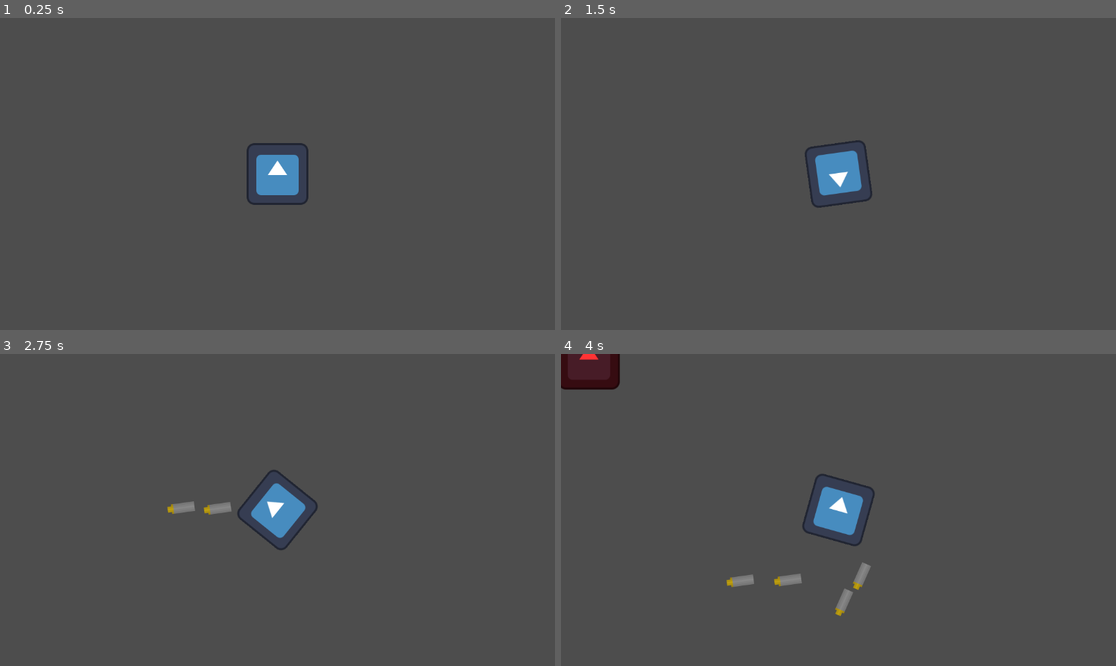
Above: before the commit, frames 1-4 (two rows, left to right).
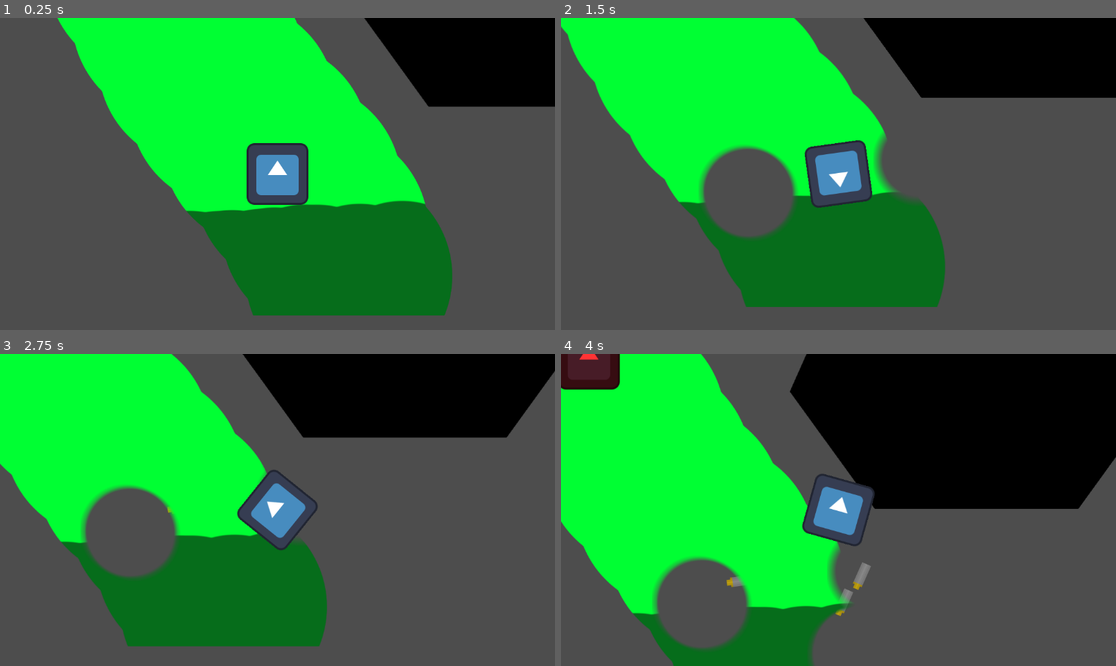
Above: after the commit, the same moments.

Repository: Do-Good-Games/MaskGameTest
Game: Godot game, scene res://Ian Folder/test_world.tscn
Same seed, same stepped clock (60 frames per second), same inputs: the game is played once before the commit and once after it. This scene is started directly instead of the project's main scene. The engine's default icon, where the game draws it, is replaced by a stand-in: a white triangle on a blue panel in a dark square.
Inputs (mouse positions are in pixels of both pictures, inside the frame that each line leads up to):
- Up to frame 1 (0.25 s): no input
- Up to frame 2 (1.5 s): tap Enter at 0.5 s; move the mouse to (960, 158) at 0.52 s; press the mouse at (960, 158) at 0.53 s; hold D (right) 0.53-1.28 s; move the mouse to (727, 189) at 1.27 s; release the mouse at (727, 189) at 1.28 s; hold S (down) from 1.28 s (still down); click (727, 189) at 1.35 s
- Up to frame 3 (2.75 s): move the mouse to (333, 441) at 2.02 s; release S (down) at 2.03 s; press the mouse at (333, 441) at 2.03 s; hold D (right) from 2.03 s (still down)
- Up to frame 4 (4 s): move the mouse to (810, 572) at 2.77 s; release D (right) at 2.78 s; release the mouse at (810, 572) at 2.78 s; hold W (up) 2.78-3.53 s; click (810, 572) at 2.85 s; move the mouse to (1005, 556) at 3.52 s; press the mouse at (1005, 556) at 3.53 s; hold A (left) from 3.53 s (still down)

The runs differ from the first frame. In frame 1, 48% of the frame differs, in the area x 10-100%, y 0-96%; in frame 2, 44%; in frame 3, 46%; in frame 4, 57%, in the area x 0-100%, y 0-100%.

Commit message:
Ryan commit

Diff:
--- a/Ian Folder/layer.tscn
+++ b/Ian Folder/layer.tscn
@@ -3,21 +3,33 @@
 [ext_resource type="Texture2D" uid="uid://bwgq1lmjusrgc" path="res://test_mask_alpha.png" id="1_vm0sn"]
 [ext_resource type="Script" uid="uid://bxui4dd18e7gy" path="res://mask_collision.gd" id="2_gui4o"]
 [ext_resource type="Script" uid="uid://dklvrnohgflnj" path="res://Ian Folder/layer_mask.gd" id="3_gui4o"]
-[ext_resource type="Texture2D" uid="uid://7kdjj57fft6b" path="res://Ian Folder/Red example.png" id="4_k3wos"]
+
+[sub_resource type="ViewportTexture" id="ViewportTexture_gui4o"]
+viewport_path = NodePath("LayerMask/SubViewport")
 
 [node name="Layer" type="StaticBody2D" unique_id=807261236]
 script = ExtResource("2_gui4o")
 
 [node name="LayerMask" type="Sprite2D" parent="." unique_id=1379613557]
-clip_children = 2
+clip_children = 1
 z_index = 1
 texture = ExtResource("1_vm0sn")
 script = ExtResource("3_gui4o")
 
 [node name="LayerVisual" type="Sprite2D" parent="LayerMask" unique_id=1234380076]
-position = Vector2(-835.7489, -204)
-scale = Vector2(1.6140466, 2.683331)
-texture = ExtResource("4_k3wos")
+position = Vector2(-11, 4)
+texture = SubResource("ViewportTexture_gui4o")
+
+[node name="SubViewport" type="SubViewport" parent="LayerMask" unique_id=224541156]
+size = Vector2i(1920, 1080)
+
+[node name="Node3D" type="Node3D" parent="LayerMask/SubViewport" unique_id=1942203619]
+
+[node name="CSGBox3D" type="CSGBox3D" parent="LayerMask/SubViewport/Node3D" unique_id=1462726986]
+transform = Transform3D(1, 0, 0, 0, 0.9270007, 0.37505966, 0, -0.37505966, 0.9270007, 0, 0, 0)
+
+[node name="Camera3D" type="Camera3D" parent="LayerMask/SubViewport/Node3D" unique_id=1156397039]
+transform = Transform3D(1, 0, 0, 0, 0.31458896, 0.949228, 0, -0.949228, 0.31458896, 0, 1.5357482, 0.49282122)
 
 [node name="LayerArea" type="Area2D" parent="." unique_id=1061474882]
 visible = false
@@ -25,4 +37,6 @@
 [node name="UnmaskedGeometry" type="StaticBody2D" parent="." unique_id=2019776830]
 collision_layer = 0
 
+[node name="Sprite2D" type="Sprite2D" parent="." unique_id=1517179556]
+
 [connection signal="img_updated" from="LayerMask" to="." method="_on_layer_mask_img_updated"]
--- a/Ian Folder/test_world.tscn
+++ b/Ian Folder/test_world.tscn
@@ -20,12 +20,14 @@
 		$GreenLayer.layer_mask.erase_texture(brush_texture, get_local_mouse_position())
 "
 
+[sub_resource type="ViewportTexture" id="ViewportTexture_8wdvc"]
+viewport_path = NodePath("LayerMask/SubViewport")
+
 [node name="TestWorld" type="Node2D" unique_id=1058061648]
 script = SubResource("GDScript_xny3m")
 brush_texture = ExtResource("1_e4dru")
 
 [node name="RedLayer" parent="." unique_id=807261236 instance=ExtResource("1_1hawf")]
-visible = false
 z_index = -1
 position = Vector2(1100, 760)
 rect_size = Vector2(1000, 1000)
@@ -33,25 +35,24 @@
 [node name="LayerVisual" parent="RedLayer/LayerMask" parent_id_path=PackedInt32Array(807261236, 1379613557) index="0" unique_id=1234380076]
 position = Vector2(3.6502905, 4.9999886)
 scale = Vector2(1.0003328, 0.9873325)
+texture = SubResource("ViewportTexture_8wdvc")
 
-[node name="UnmaskedGeometry" parent="RedLayer" index="2" unique_id=2019776830]
-visible = false
+[node name="LayerArea" parent="RedLayer" index="1" unique_id=1061474882]
+visible = true
 
-[node name="CollisionPolygon2D" type="CollisionPolygon2D" parent="RedLayer/UnmaskedGeometry" index="0" unique_id=380637324]
+[node name="CollisionPolygon2D" type="CollisionPolygon2D" parent="RedLayer/UnmaskedGeometry" parent_id_path=PackedInt32Array(807261236, 2019776830) index="0" unique_id=380637324]
 polygon = PackedVector2Array(-1048, -397, -731, -346, -770, 496, -427, 540, -418, 744, -1053, 749)
 
-[node name="CollisionPolygon2D2" type="CollisionPolygon2D" parent="RedLayer/UnmaskedGeometry" index="1" unique_id=675728479]
+[node name="CollisionPolygon2D2" type="CollisionPolygon2D" parent="RedLayer/UnmaskedGeometry" parent_id_path=PackedInt32Array(807261236, 2019776830) index="1" unique_id=675728479]
 polygon = PackedVector2Array(204, -540, 185, -40, 924, -17, 885, -517)
 
 [node name="GreenLayer" parent="." unique_id=1595783365 instance=ExtResource("1_1hawf")]
 position = Vector2(1107, 771)
 
 [node name="LayerMask" parent="GreenLayer" index="0" unique_id=1379613557]
-visible = false
 texture = ExtResource("4_8wdvc")
 
 [node name="LayerVisual" parent="GreenLayer/LayerMask" index="0" unique_id=1234380076]
-visible = false
 position = Vector2(-5.625332, -9.500088)
 scale = Vector2(0.9986907, 0.98199993)
 texture = ExtResource("5_orqof")
--- /dev/null
+++ b/TheMaskerrrrr.gdshader
@@ -0,0 +1,16 @@
+shader_type canvas_item;
+uniform sampler2D mask;
+uniform sampler2D[20] bonusMasks;
+
+void vertex() {
+	// Called for every vertex the material is visible on.
+}
+
+void fragment() {
+	COLOR *= texture(mask, UV);
+}
+
+//void light() {
+//	// Called for every pixel for every light affecting the material.
+//	// Uncomment to replace the default light processing function with this one.
+//}
--- /dev/null
+++ b/TheMaskerrrrr.tres
@@ -0,0 +1,6 @@
+[gd_resource type="ShaderMaterial" format=3 uid="uid://b5bwmie4ghogv"]
+
+[ext_resource type="Shader" uid="uid://c1ttfqk8rllaa" path="res://TheMaskerrrrr.gdshader" id="1_mw8qb"]
+
+[resource]
+shader = ExtResource("1_mw8qb")
Not shown, added: TheMaskerrrrr.gdshader.uid
